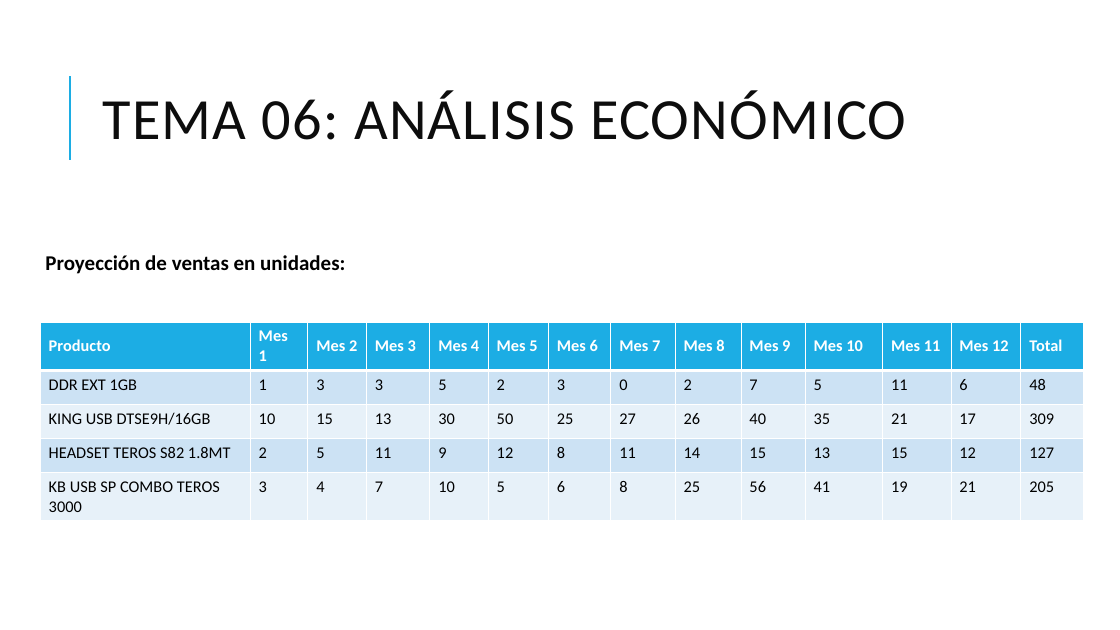
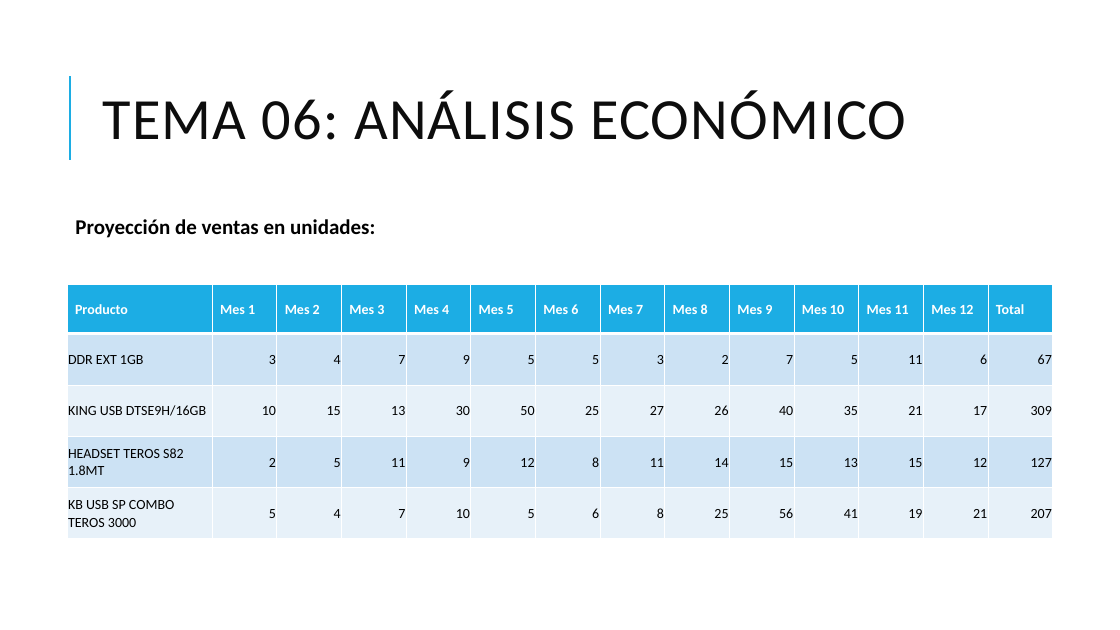
Before and after one commit to alexscito/administracion_de_empresas, a slide deck: slide 14 of Plan de negocios.pptx (slide 9 before the commit). Drawn at 1120x630 pixels with LibreOffice and Linux fonts; fonts in the diff are those of the drawing. Boxes give left, top, right and bottom in pixels: in the first picture for what was removed or moved away, otherwise in the second. Text is boxed around its words. In the diff, an @@ line names an element or a change of style, - is before the commit and + after.

```diff
--- a/Plan de negocios.pptx
+++ b/Plan de negocios.pptx
@@ text "Proyección de ventas en unidades:": place and size @@
-text "Proyección de ventas en unidades:" at (45,255,345,274)
+text "Proyección de ventas en unidades:" at (75,219,375,238)
@@ table at (67,285,1054,539) @@
-row 2: DDR EXT 1GB | 1 | 3 | 3 | 5 | 2 | 3 | 0 | 2 | 7 | 5 | 11 | 6 | 48
+row 2: DDR EXT 1GB | 3 | 4 | 7 | 9 | 5 | 5 | 3 | 2 | 7 | 5 | 11 | 6 | 67
-row 5, column 2: 3
+row 5, column 2: 5
-row 5, column 14: 205
+row 5, column 14: 207
@@ size 14 to 12 pt @@
@@ alignment left to right @@
@@ table: place and size @@
-table at (40,323,1084,519)
+table at (67,285,1054,539)
```
Also in this commit, not shown: 5 other slides changed, 4 slides added, 2 other files.
